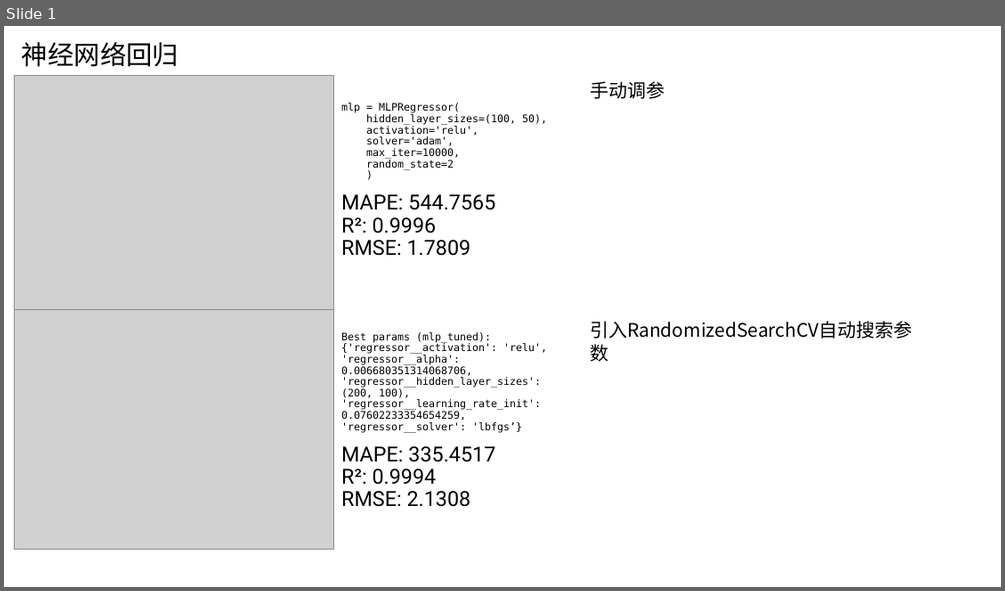
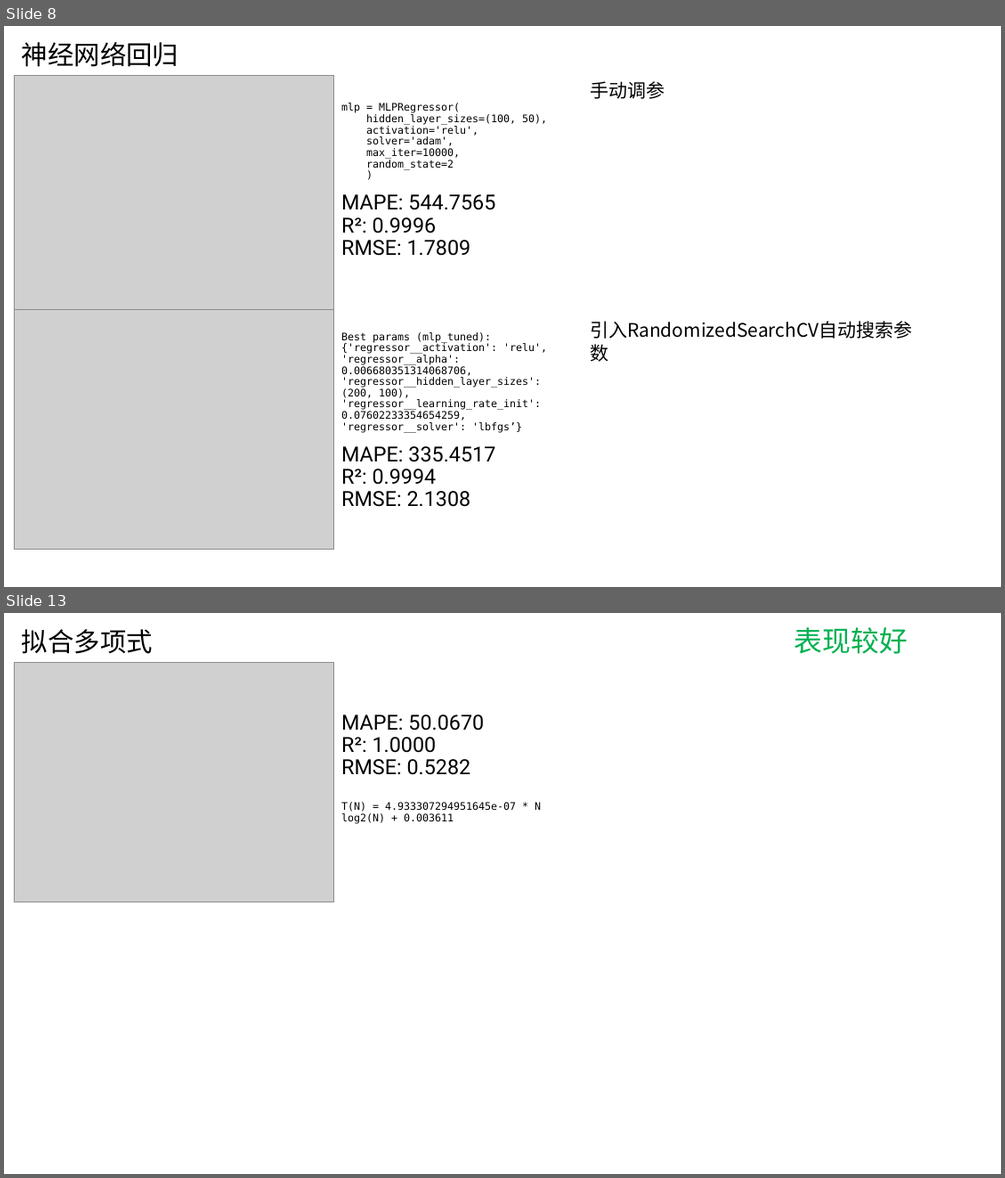
Before and after one commit to AE-26710/Time-Prediction, a slide deck: R5.pptx. Shown one above the other, each under a label of ours: slide 1 before the commit, slides 8 and 13 after it; the slides between them are not shown. The pictures are 1005x591 and 1005x1178 pixels, drawn with LibreOffice and Linux fonts; fonts in the diff are those of the drawing; grey boxes stand for pictures. Boxes give left, top, right and bottom in pixels: in the first picture for what was removed or moved away, otherwise in the second. Text is boxed around its words. In the diff, an @@ line names an element or a change of style, - is before the commit and + after.

```diff
--- a/R5.pptx
+++ b/R5.pptx
@@ slide 13 added at [4,613,1001,1174], background #FFFFFF @@
@@ title added at [22,629,153,654], 25.2 pt, text #000000 @@
+拟合多项式
@@ text added at [794,627,907,654], 27.3 pt, text #00B050 @@
+表现较好
@@ picture added at [15,662,334,902] @@
@@ text added at [341,714,541,824], 10 pt, text #000000 @@
+MAPE: 50.0670
+R²: 1.0000
+RMSE: 0.5282
+T(N) = 4.933307294951645e-07 * N log2(N) + 0.003611
@@ what was slide 1 is now slide 8 @@
```
Also in this commit, not shown: 9 slides changed, 6 other slides added, 12 other files.
